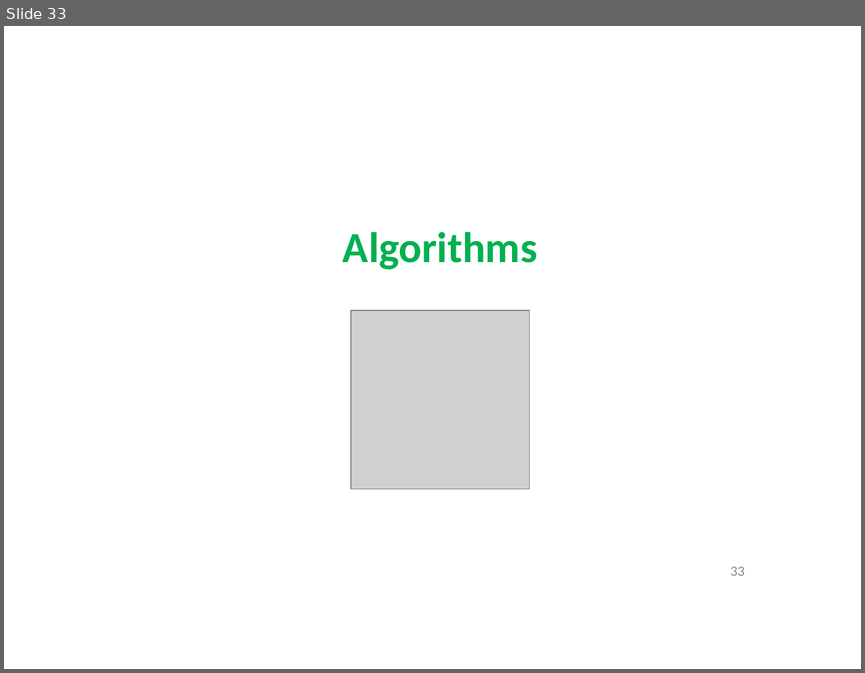
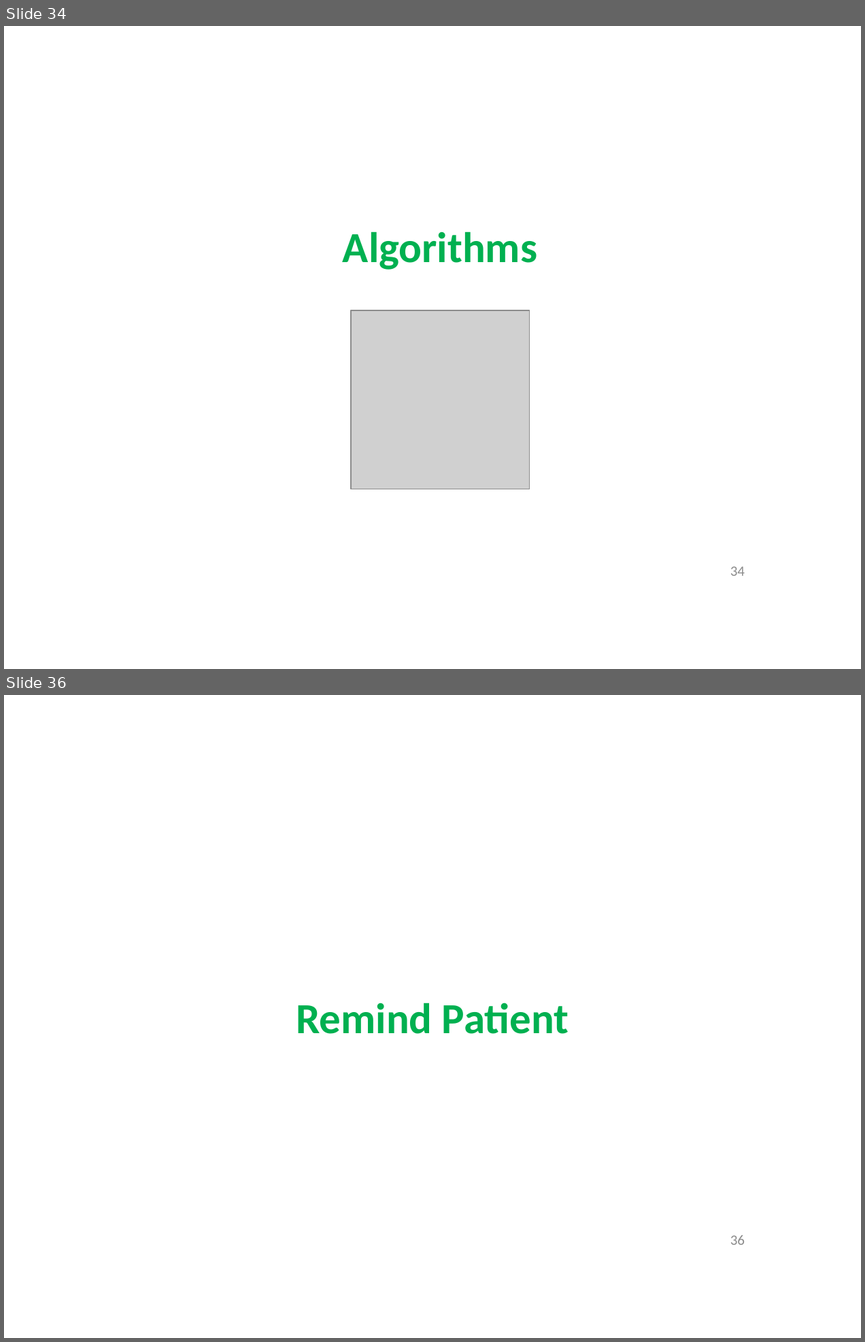
Before and after one commit to quantdse60878/HSTS, a slide deck: docs/Temperature Presentation/Khuong/khuong.pptx. Shown one above the other, each under a label of ours: slide 33 before the commit, slides 34 and 36 after it; the slides between them are not shown. The pictures are 865x673 and 865x1342 pixels, drawn with LibreOffice and Linux fonts; fonts in the diff are those of the drawing; grey boxes stand for pictures. Boxes give left, top, right and bottom in pixels: in the first picture for what was removed or moved away, otherwise in the second. Text is boxed around its words. In the diff, an @@ line names an element or a change of style, - is before the commit and + after.

```diff
--- a/docs/Temperature Presentation/Khuong/khuong.pptx
+++ b/docs/Temperature Presentation/Khuong/khuong.pptx
@@ slide 36 added at box(4, 695, 861, 1338), background #FFFFFF @@
@@ text added at box(296, 1002, 568, 1034), 36 pt, text #00B050, bold @@
+Remind Patient
@@ page number added at box(730, 1235, 745, 1244), 12 pt, text #8C8C8C @@
+36
@@ what was slide 33 is now slide 34 @@
@@ page number at box(730, 566, 745, 575): text changed @@
-33
+34
```
Also in this commit, not shown: 8 slides changed, 9 other slides added.
